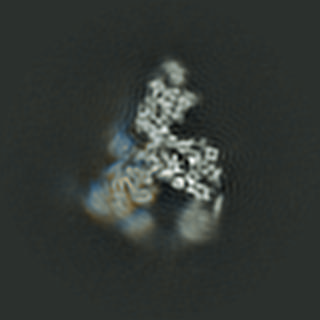
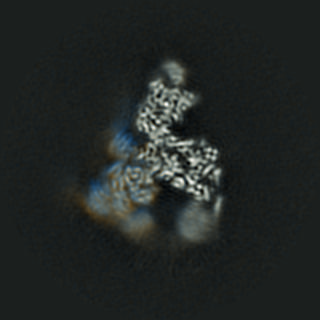
Comparing the layer stacks of the two 320 x 320 images. Changes:
renamed "contd1.jpg" to "split+rln1.jpg", opacity 100% → 50%, moved it above "split+rln2.jpg", painted on it over [0, 0, 320, 320]
renamed "contd2.jpg" to "split+rln2.jpg", opacity 50% → 100%, painted on it over [0, 0, 320, 320]
